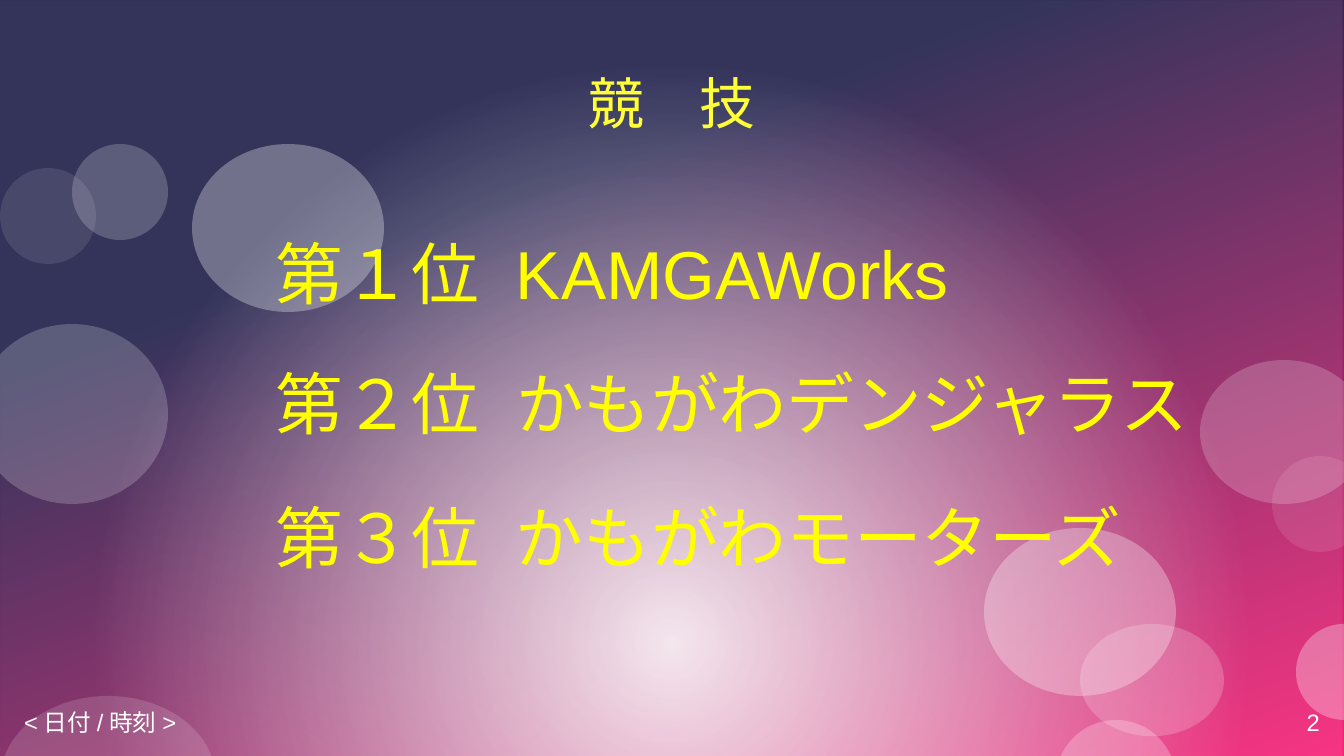
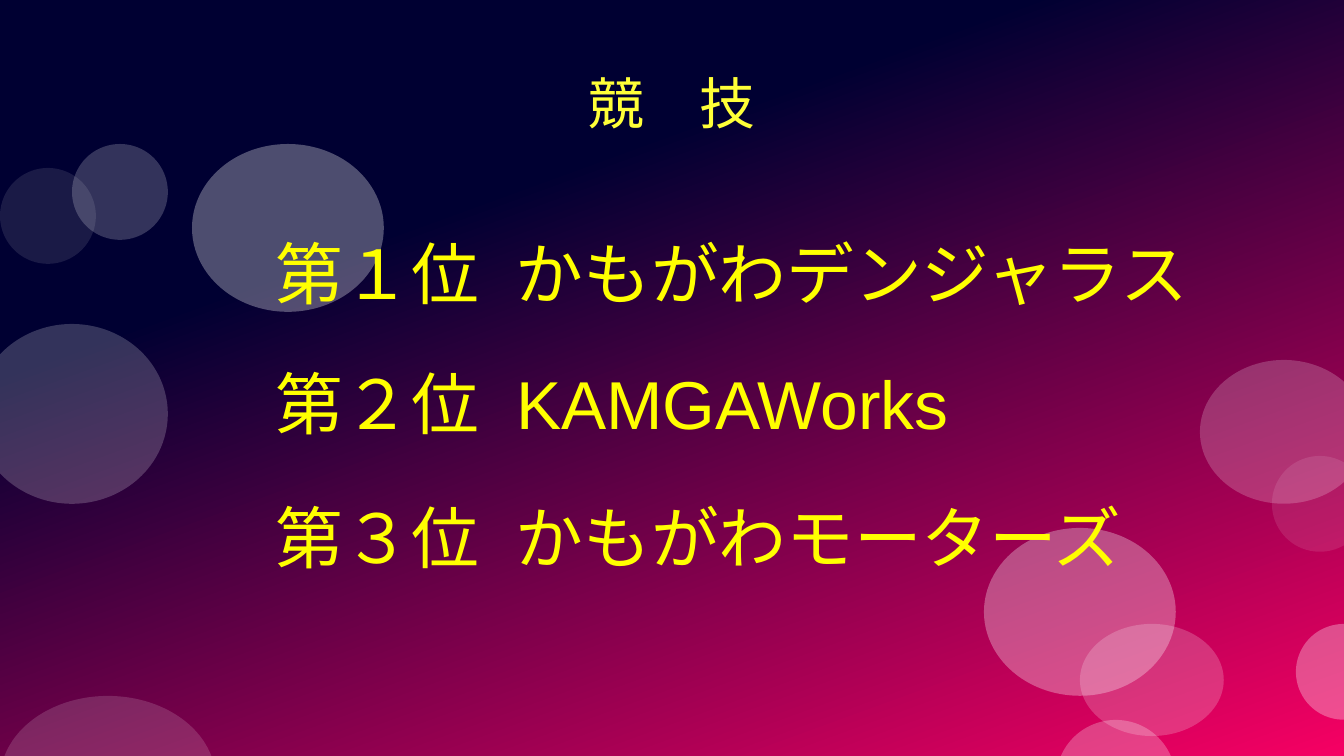
Before and after one commit to masakif1967-hash/etstartpg, a slide deck: slide 4 of 結果発表.pptx (slide 2 before the commit). Drawn at 1344x756 pixels with LibreOffice and Linux fonts; fonts in the diff are those of the drawing; background and template pictures are left out. Boxes give left, top, right and bottom in pixels: in the first picture for what was removed or moved away, otherwise in the second. Text is boxed around its words. In the diff, an @@ line names an element or a change of style, - is before the commit and + after.

```diff
--- a/結果発表.pptx
+++ b/結果発表.pptx
@@ rectangle removed at (0, 0, 1344, 756) @@
@@ text "かもがわデンジャラス" rewrapped from (516, 360, 1188, 446) to (516, 230, 1188, 305) @@
@@ text "KAMGAWorks" rewrapped from (516, 250, 948, 300) to (516, 375, 948, 430) @@
@@ text removed at (44, 711, 156, 733) @@
-<日付/時刻>
@@ page number removed at (1307, 712, 1320, 731) @@
-2
```
Also in this commit, not shown: 1 other slide changed, 2 slides added, 11 other files.
